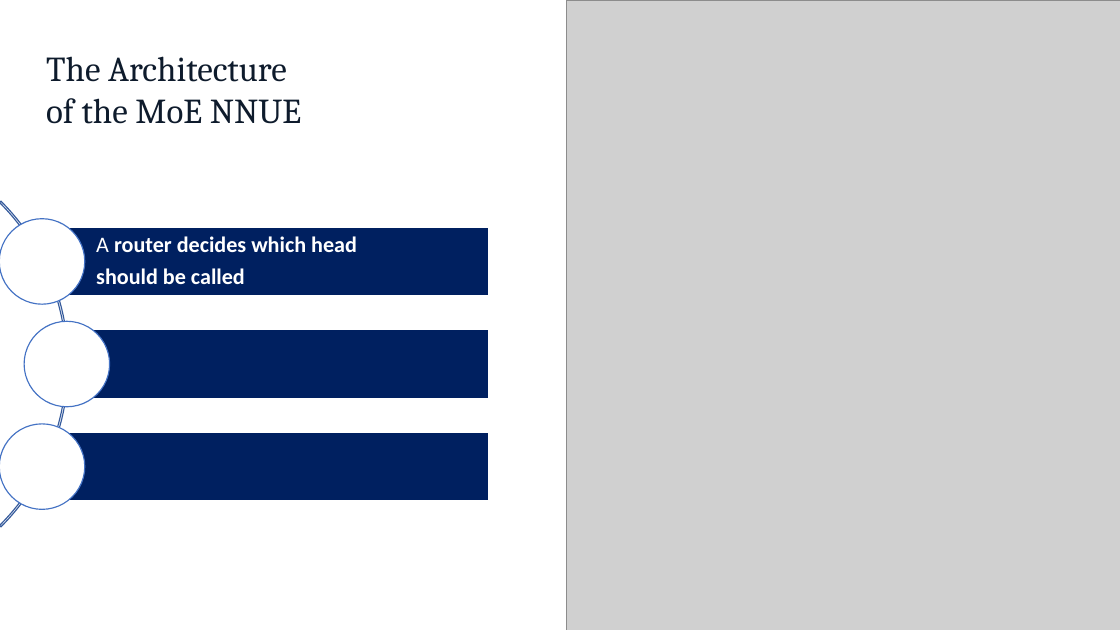
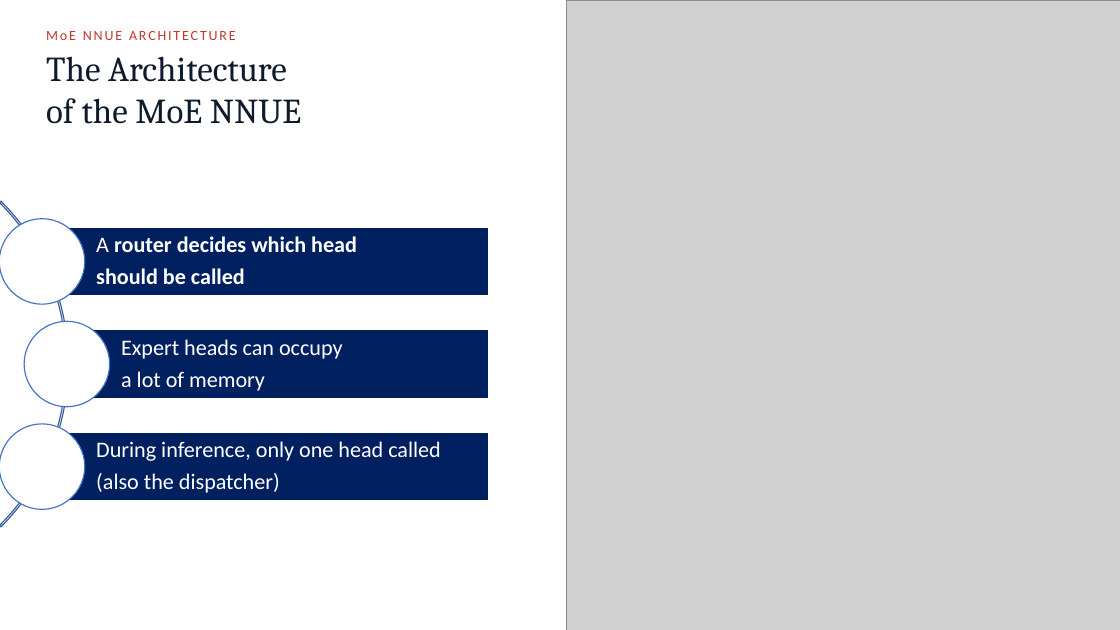
Before and after one commit to Omega97/masters-thesis-unsupervised-bucketing, a slide deck: slide 6 of Presentation/Chess_MoE_defense.pptx. Drawn at 1120x630 pixels with LibreOffice and Linux fonts; fonts in the diff are those of the drawing; grey boxes stand for pictures. Boxes give left, top, right and bottom in pixels: in the first picture for what was removed or moved away, otherwise in the second. Text is boxed around its words. In the diff, an @@ line names an element or a change of style, - is before the commit and + after.

```diff
--- a/Presentation/Chess_MoE_defense.pptx
+++ b/Presentation/Chess_MoE_defense.pptx
@@ text added at (46,31,236,40), 12 pt, text #C0392B @@
+MoE NNUE ARCHITECTURE
@@ text added at (121,339,343,391), 19 pt, text #FFFFFF @@
+Expert heads can occupy
+a lot of memory
@@ text added at (96,441,441,493), 19 pt, text #FFFFFF @@
+During inference, only one head called
+(also the dispatcher)
```
Also in this commit, not shown: 13 other slides changed, 3 slides added, 2 slides removed.
